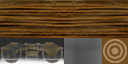
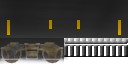
Layer changes from the first 128px x 64px image to the second:
hid "Layer 2", moved it into group "UK Van", painted on it over <box>0,42,64,64</box>
renamed "Group 2" to "USA Logwagon", hid the group it (6 layers) over <box>0,0,128,64</box>
added group "USA Tanker" with 6 layers above "USA Bogey Truck" over <box>0,0,128,57</box>
added layer "Layer 24" in group "USA Tanker" over <box>64,45,128,57</box>
added layer "Layer 23" in group "USA Tanker" over <box>64,38,128,44</box>
added layer "Layer 22" (linear burn) in group "USA Tanker" over <box>0,0,128,48</box>
added layer "Layer 21" (linear burn, 86%) in group "USA Tanker" over <box>0,0,128,47</box>
added layer "Layer 20" in group "USA Tanker" over <box>7,20,121,35</box>
added layer "Layer 19" in group "USA Tanker" over <box>0,0,128,38</box>
added group "USA Bogey Truck" with 4 layers over <box>0,35,71,64</box>
renamed "Layer 10" to "Brown Shade", moved it into group "USA Bogey Truck" over <box>0,36,64,61</box>
moved "Layer 3" into group "USA Bogey Truck" over <box>0,35,71,61</box>
added layer "Layer 18" in group "USA Bogey Truck" over <box>0,42,64,64</box>
moved "Layer 1" into group "USA Bogey Truck" over <box>0,38,64,64</box>
removed layer "Background" over <box>0,0,128,64</box>
